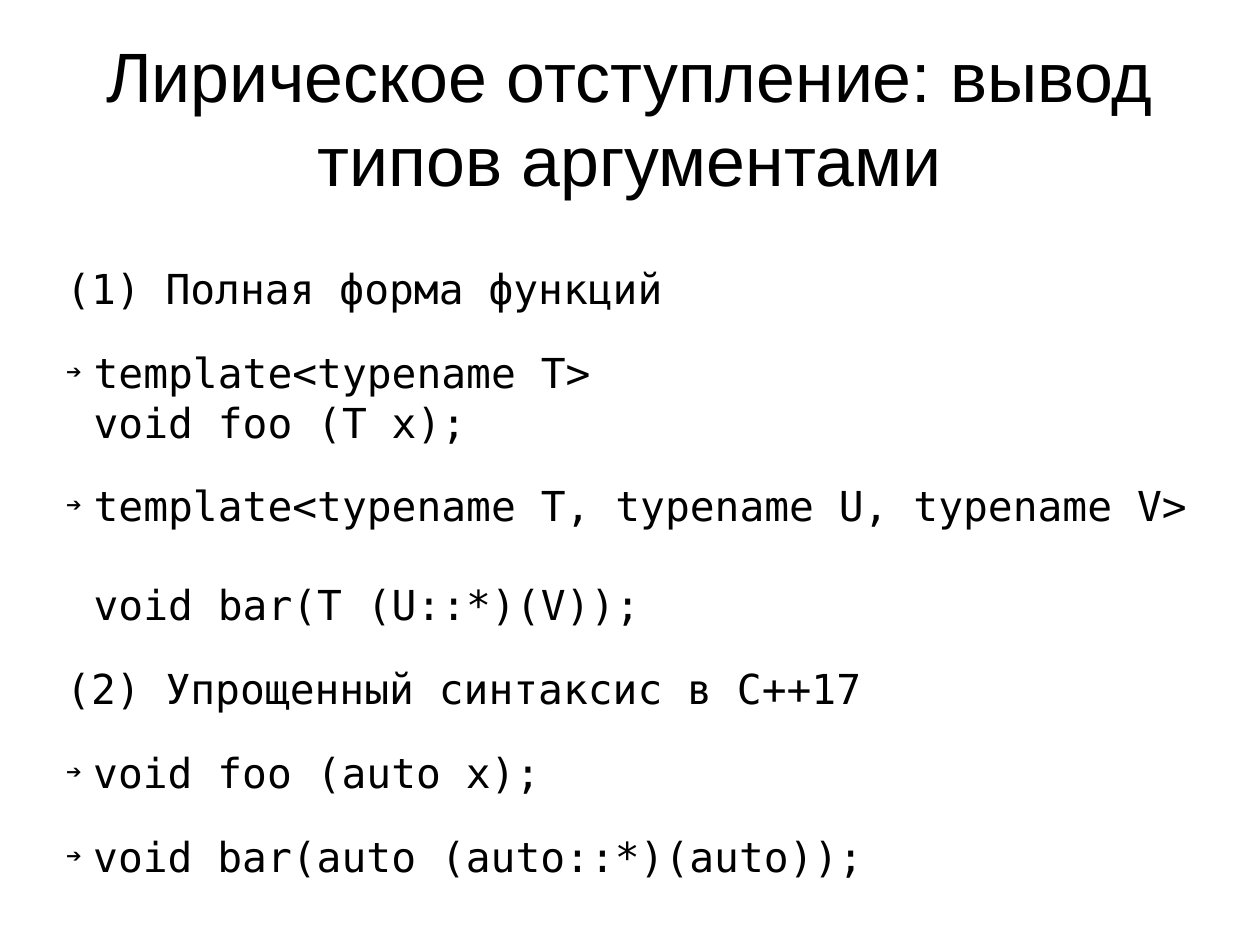
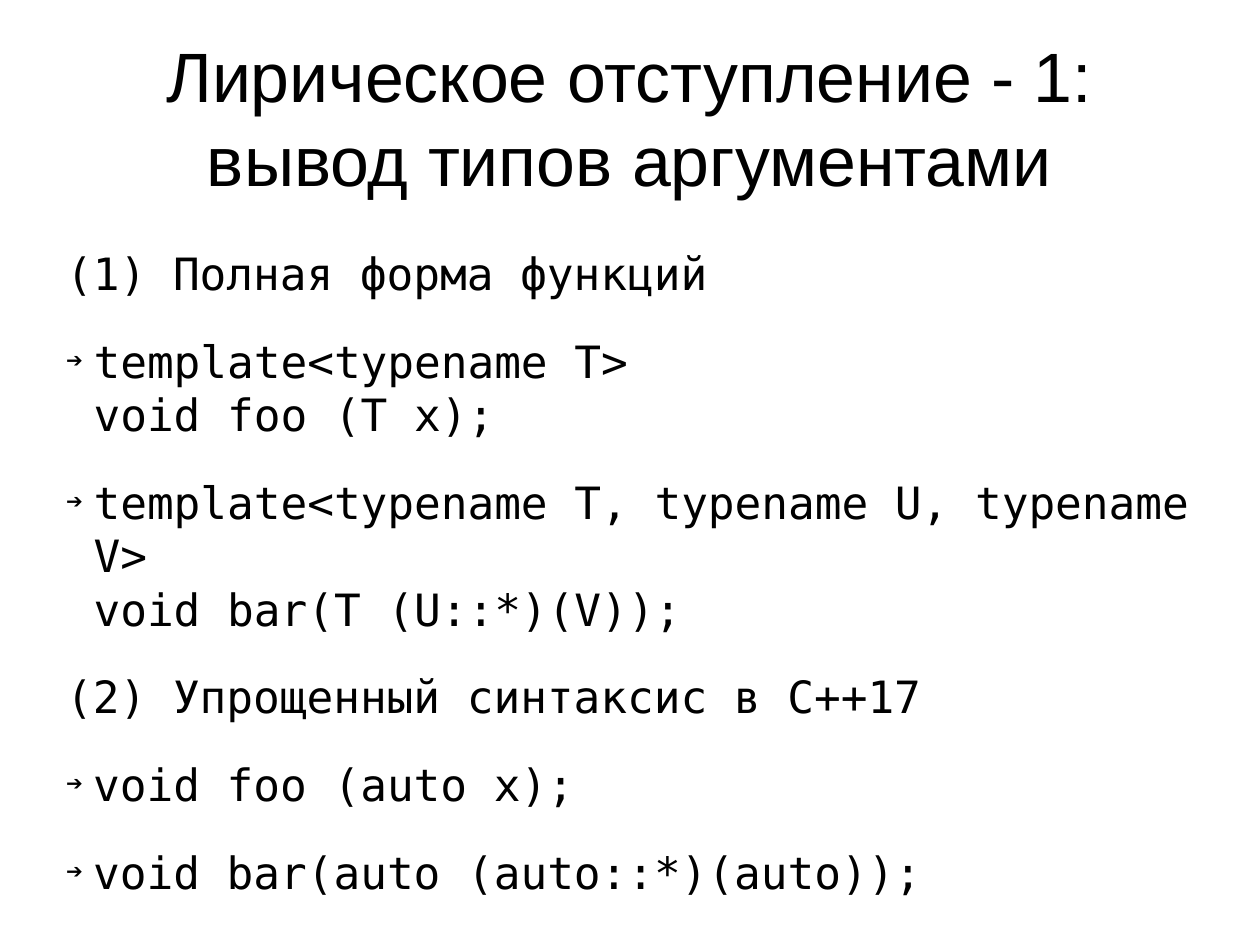
Before and after one commit to MIPT-ILab/cpp-lects-rus, a slide deck: slide 39 of cpp_code/concepts-talk/concepts.odp (slide 35 before the commit). Drawn at 1260x945 pixels with LibreOffice and Linux fonts; fonts in the diff are those of the drawing. Boxes give left, top, right and bottom in pixels: in the first picture for what was removed or moved away, otherwise in the second. Text is boxed around its words. In the diff, an @@ line names an element or a change of style, - is before the commit and + after.

```diff
--- a/cpp_code/concepts-talk/concepts.odp
+++ b/cpp_code/concepts-talk/concepts.odp
@@ title at (166, 54, 1092, 199): text changed @@
-Лирическое отступление: вывод типов аргументами
+Лирическое отступление - 1: вывод типов аргументами
@@ subtitle "(1) Полная форма функций": place and size @@
-subtitle "(1) Полная форма функций" at (66, 271, 1187, 878)
+subtitle "(1) Полная форма функций" at (66, 255, 1189, 896)
@@ subtitle "(1) Полная форма функций" at (66, 255, 1189, 896): size 26 to 28 pt @@
```
Also in this commit, not shown: 29 other slides changed, 16 slides added, 2 slides removed, 2 other files.
